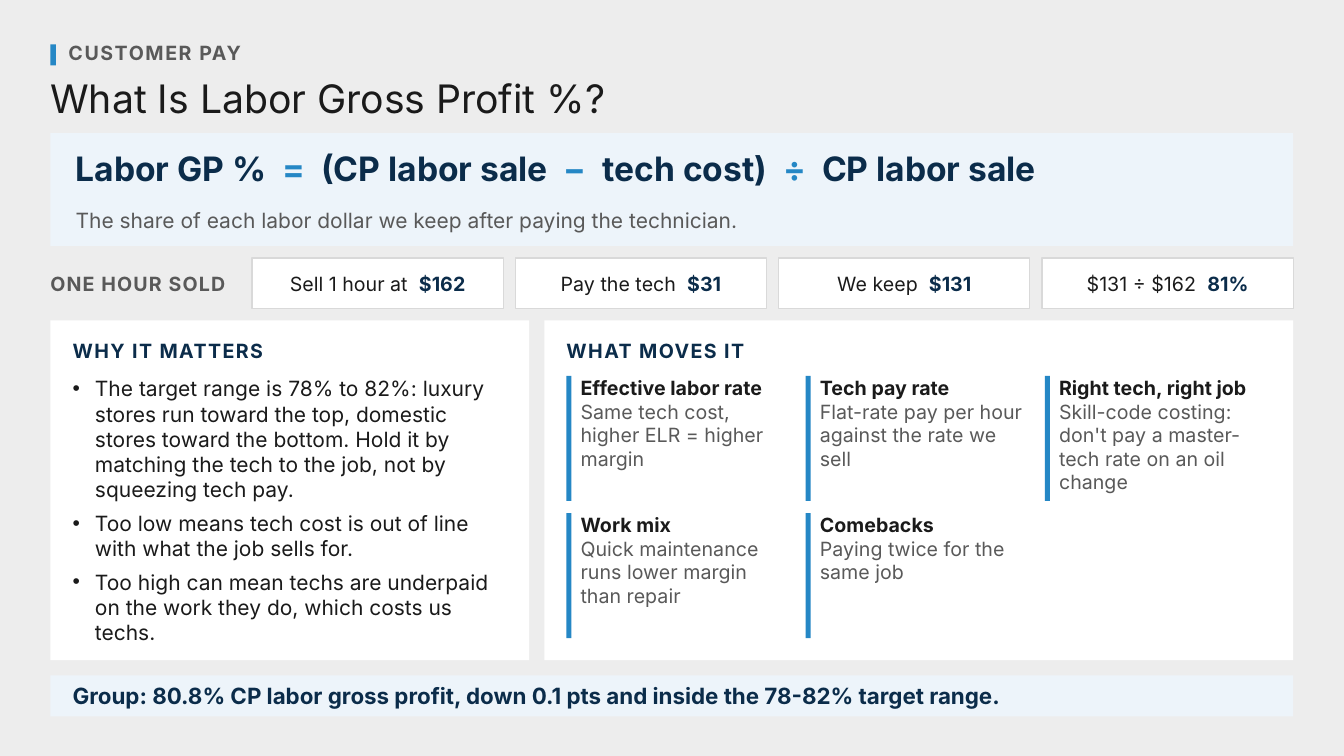
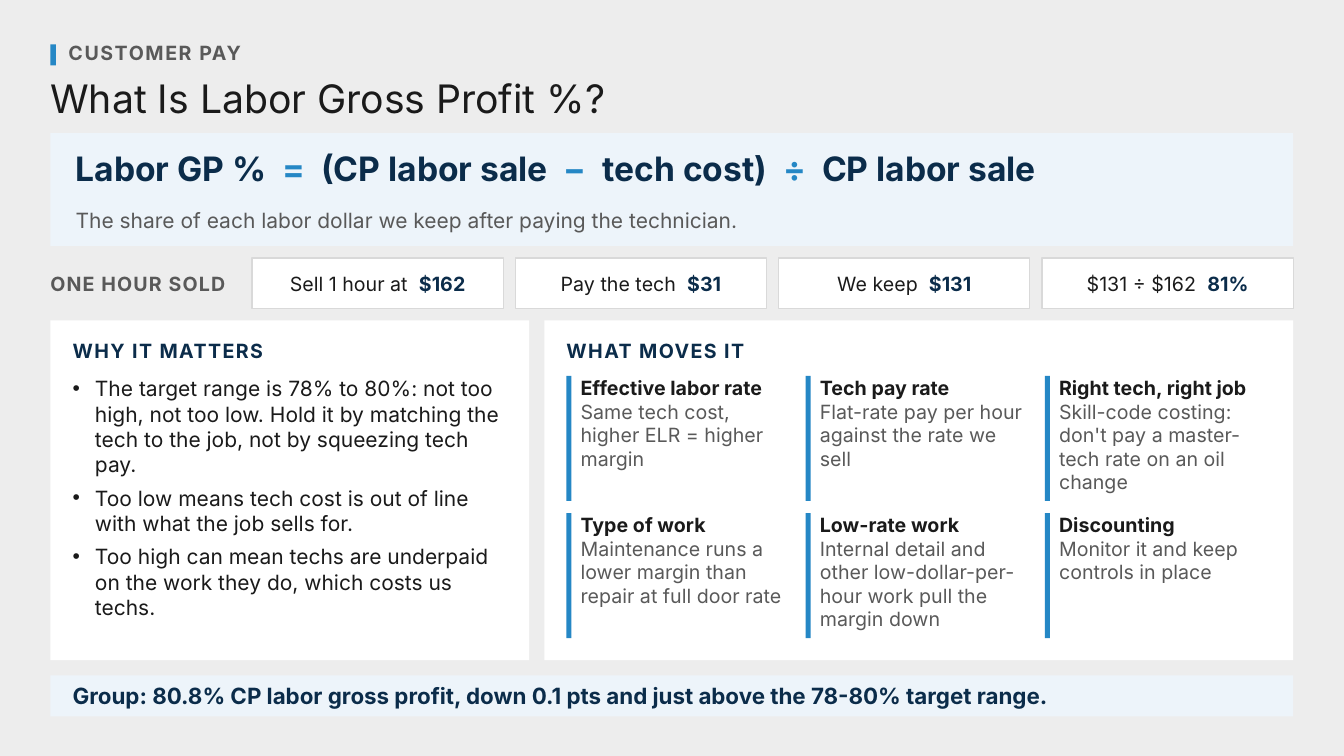
Before and after one commit to Ndresner/Noah, a slide deck: slide 76 of day2-deck/decks/Fixed Ops - Day 2 Example Test Deck.pptx (slide 77 before the commit). Drawn at 1344x756 pixels with LibreOffice and Linux fonts; fonts in the diff are those of the drawing. Boxes give left, top, right and bottom in pixels: in the first picture for what was removed or moved away, otherwise in the second. Text is boxed around its words. In the diff, an @@ line names an element or a change of style, - is before the commit and + after.

```diff
--- a/day2-deck/decks/Fixed Ops - Day 2 Example Test Deck.pptx
+++ b/day2-deck/decks/Fixed Ops - Day 2 Example Test Deck.pptx
@@ text at [95, 380, 499, 477]: text changed @@
-• The target range is 78% to 82%: luxury stores run toward the top, domestic stores toward the bottom. Hold it by matching the tech to the job, not by squeezing tech pay.
+• The target range is 78% to 80%: not too high, not too low. Hold it by matching the tech to the job, not by squeezing tech pay.
@@ text at [581, 517, 781, 607]: text changed @@
-Work mix
-Quick maintenance runs lower margin than repair
+Type of work
+Maintenance runs a lower margin than repair at full door rate
@@ text at [820, 517, 1014, 630]: text changed @@
-Comebacks
-Paying twice for the same job
+Low-rate work
+Internal detail and other low-dollar-per-hour work pull the margin down
@@ rectangle added at [1046, 513, 1051, 638], fill #2587C5 @@
@@ text added at [1059, 517, 1238, 583], 14 pt, text #595959 @@
+Discounting
+Monitor it and keep controls in place
@@ text at [73, 687, 1048, 709]: text changed @@
-Group: 80.8% CP labor gross profit, down 0.1 pts and inside the 78-82% target range.
+Group: 80.8% CP labor gross profit, down 0.1 pts and just above the 78-80% target range.
```
Also in this commit, not shown: 43 other slides changed, 1 slide removed, 46 other files.
